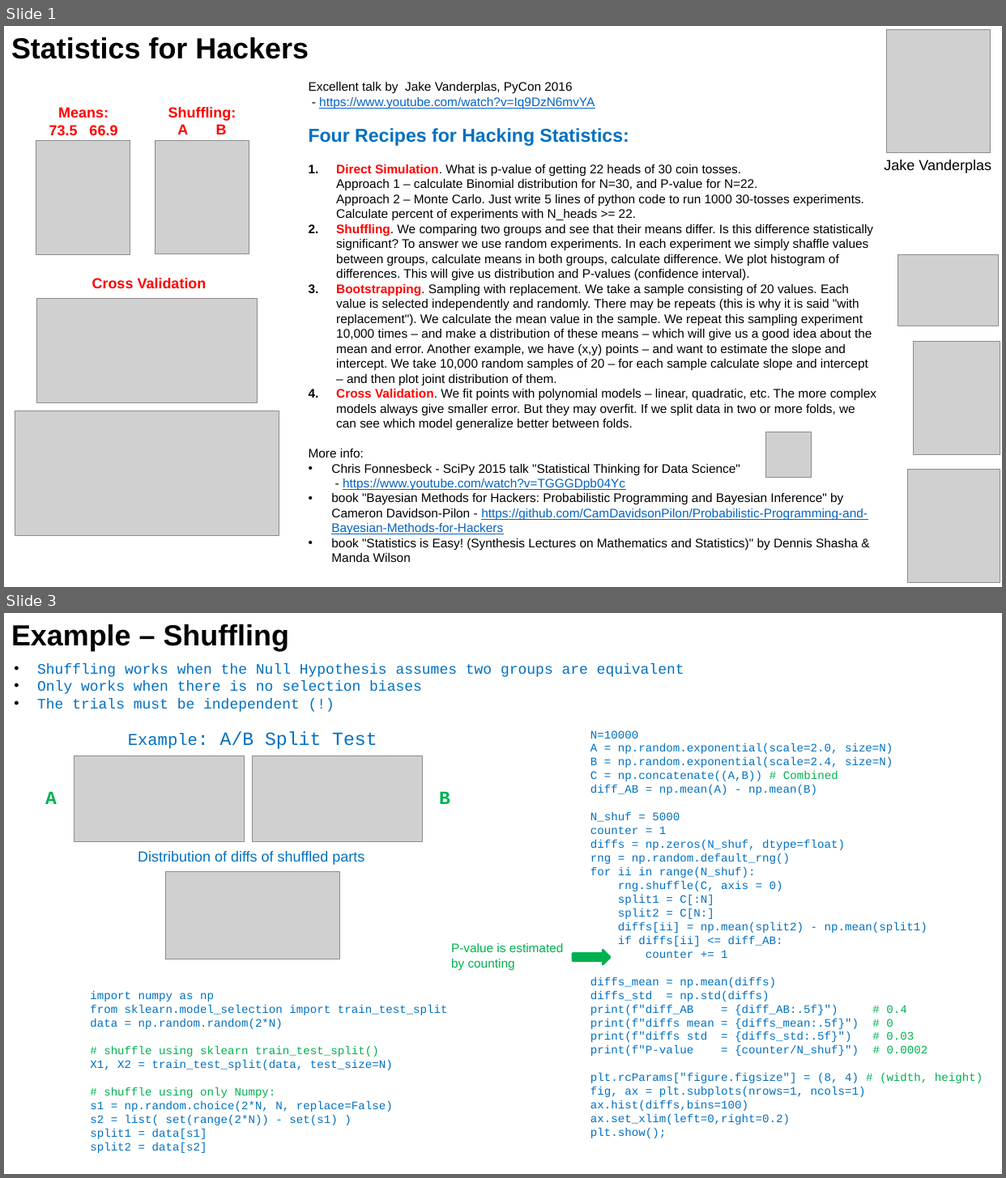
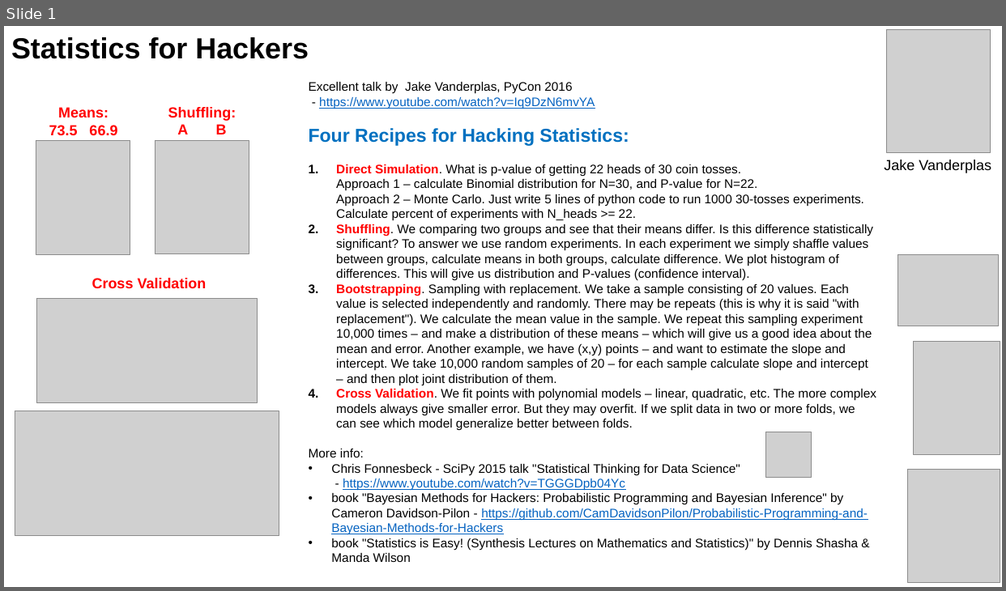
Before and after one commit to lselector/ml_ai_doc, a slide deck: statistics_16_for_hackers.pptx. Shown one above the other, each under a label of ours: slides 1 and 3 before the commit, slide 1 after it; the slides between them are not shown. The pictures are 1006x1178 and 1006x591 pixels, drawn with LibreOffice and Linux fonts; fonts in the diff are those of the drawing; grey boxes stand for pictures. Boxes give left, top, right and bottom in pixels: in the first picture for what was removed or moved away, otherwise in the second. Text is boxed around its words. In the diff, an @@ line names an element or a change of style, - is before the commit and + after.

```diff
--- a/statistics_16_for_hackers.pptx
+++ b/statistics_16_for_hackers.pptx
@@ slide 3 removed at [4,613,1002,1174], background #FFFFFF @@
@@ text removed at [11,624,289,651] @@
-Example – Shuffling
@@ text removed at [37,663,684,712] @@
-• Shuffling works when the Null Hypothesis assumes two groups are equivalent
-• Only works when there is no selection biases
-• The trials must be independent (!)
@@ text removed at [128,732,377,749] @@
-Example: A/B Split Test
@@ text removed at [590,730,982,1139] @@
-N=10000
-A = np.random.exponential(scale=2.0, size=N)
-B = np.random.exponential(scale=2.4, size=N)
-C = np.concatenate((A,B)) # Combined
-diff_AB = np.mean(A) - np.mean(B)
-N_shuf = 5000
-counter = 1
-diffs = np.zeros(N_shuf, dtype=float)
-rng = np.random.default_rng()
-for ii in range(N_shuf):
-rng.shuffle(C, axis = 0)
-split1 = C[:N]
-split2 = C[N:]
-diffs[ii] = np.mean(split2) - np.mean(split1)
-if diffs[ii] <= diff_AB:
-counter += 1
-diffs_mean = np.mean(diffs)
-diffs_std = np.std(diffs)
-print(f"diff_AB = {diff_AB:.5f}") # 0.4
-print(f"diffs mean = {diffs_mean:.5f}") # 0
-print(f"diffs std = {diffs_std:.5f}") # 0.03
-print(f"P-value = {counter/N_shuf}") # 0.0002
-plt.rcParams["figure.figsize"] = (8, 4) # (width, height)
-fig, ax = plt.subplots(nrows=1, ncols=1)
-ax.hist(diffs,bins=100)
-ax.set_xlim(left=0,right=0.2)
-plt.show();
@@ picture removed at [74,756,245,841] @@
@@ picture removed at [253,756,423,841] @@
@@ text removed at [45,791,57,804] @@
-A
@@ text removed at [439,791,450,804] @@
-B
@@ text removed at [138,851,364,865] @@
-Distribution of diffs of shuffled parts
@@ picture removed at [165,871,339,959] @@
@@ text removed at [451,943,564,970] @@
-P-value is estimated
-by counting
@@ right arrow removed at [573,950,611,965] @@
@@ text removed at [90,991,448,1153] @@
-import numpy as np
-from sklearn.model_selection import train_test_split
-data = np.random.random(2*N)
-# shuffle using sklearn train_test_split()
-X1, X2 = train_test_split(data, test_size=N)
-# shuffle using only Numpy:
-s1 = np.random.choice(2*N, N, replace=False)
-s2 = list( set(range(2*N)) - set(s1) )
-split1 = data[s1]
-split2 = data[s2]
```
Also in this commit, not shown: 2 slides changed.
